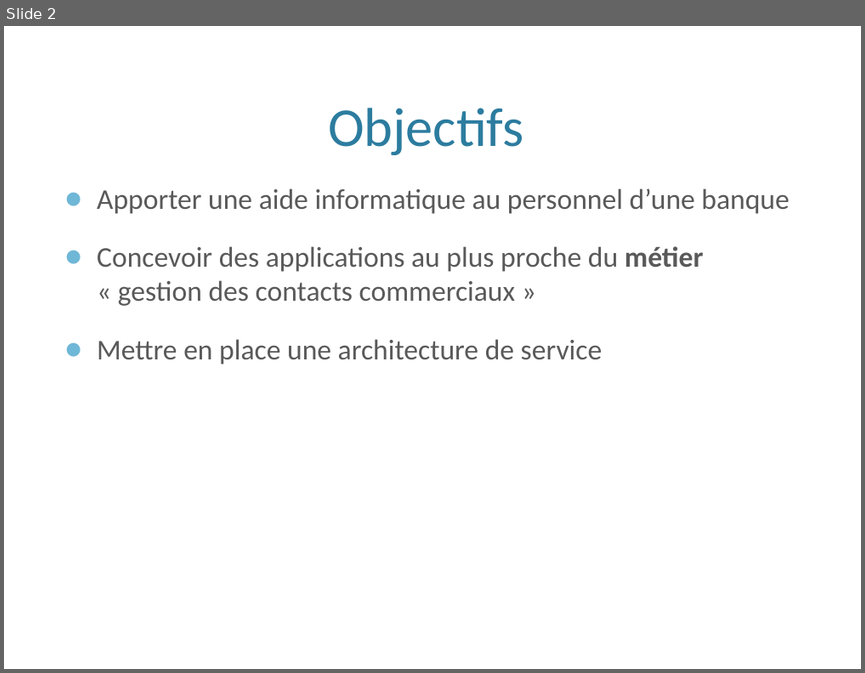
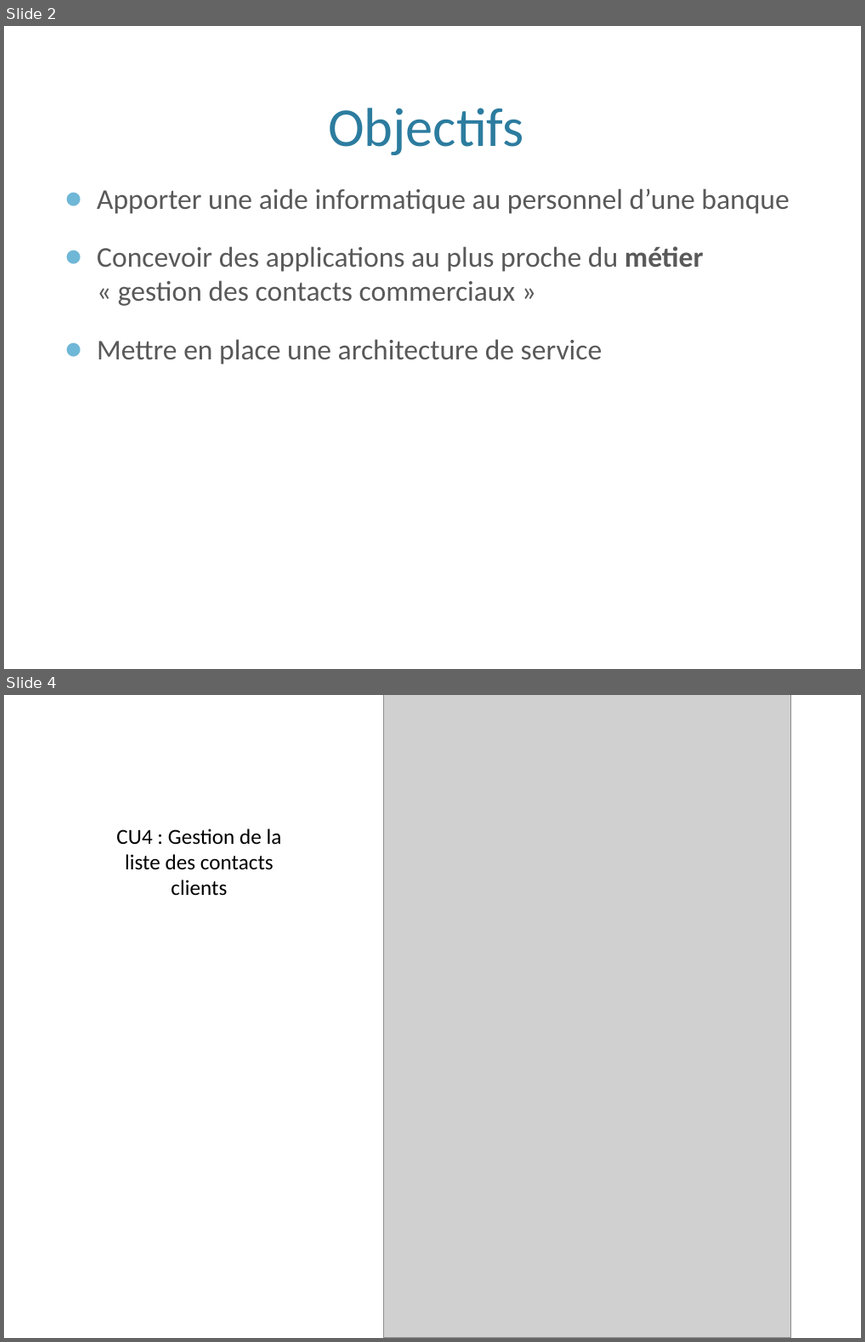
Before and after one commit to hexanome/soa, a slide deck: presentationSISOA.pptx. Shown one above the other, each under a label of ours: slide 2 before the commit, slides 2 and 4 after it; the slides between them are not shown. The pictures are 865x673 and 865x1342 pixels, drawn with LibreOffice and Linux fonts; fonts in the diff are those of the drawing; grey boxes stand for pictures; background and template pictures are left out. Boxes give left, top, right and bottom in pixels: in the first picture for what was removed or moved away, otherwise in the second. Text is boxed around its words. In the diff, an @@ line names an element or a change of style, - is before the commit and + after.

```diff
--- a/presentationSISOA.pptx
+++ b/presentationSISOA.pptx
@@ slide 4 added at [4,695,861,1338], background picture (left out) @@
@@ picture added at [384,695,790,1338] @@
@@ text added at [116,828,282,896], 18 pt, text #000000 @@
+CU4 : Gestion de la liste des contacts clients
```
Also in this commit, not shown: 8 other slides added.
